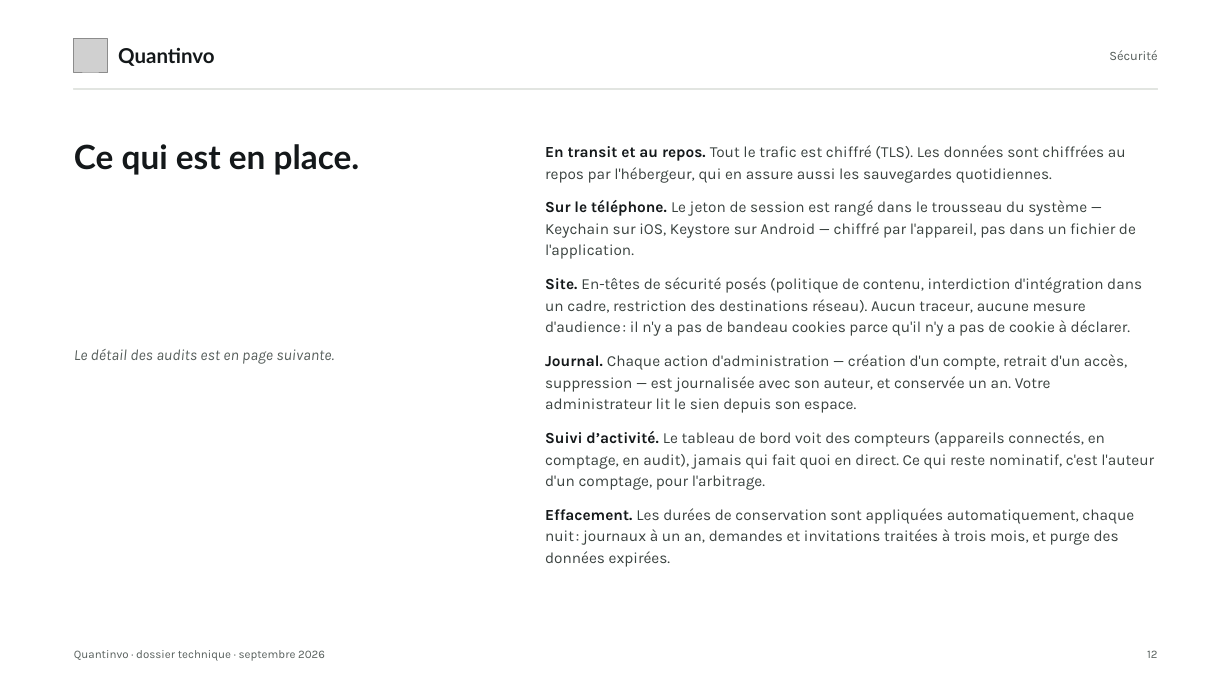
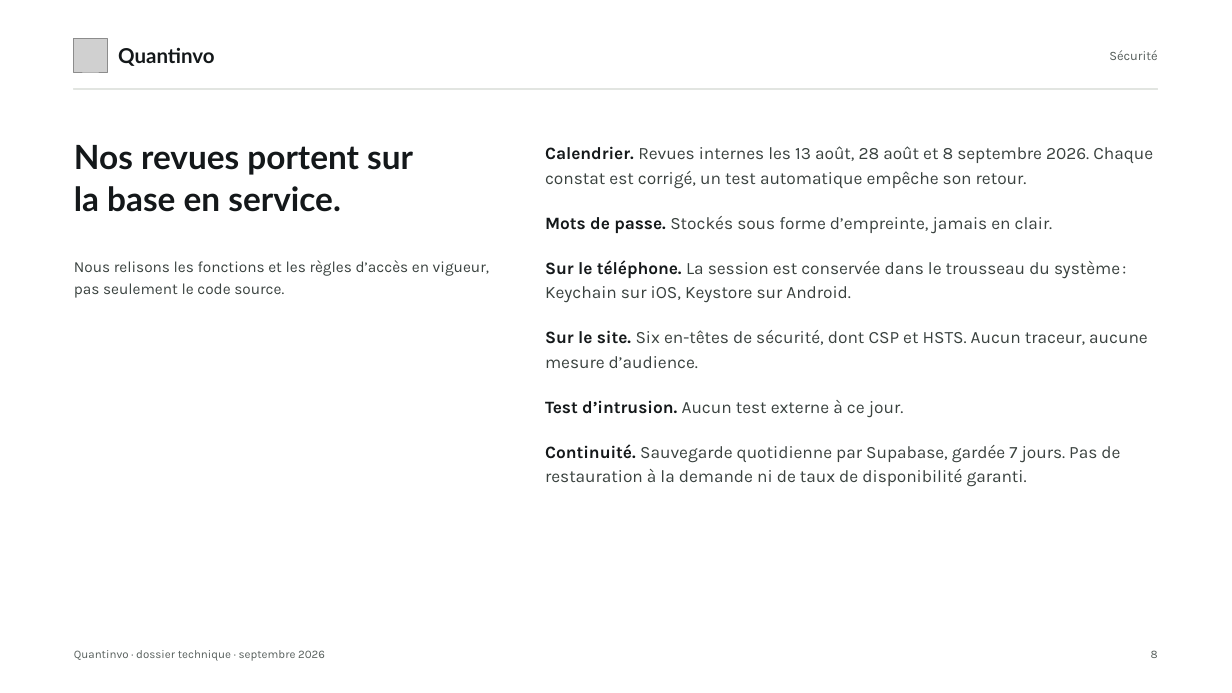
Before and after one commit to devkaylab/Inventaire, a slide deck: slide 8 of docs/entreprise/deck/Quantinvo-dossier-DSI-marque.pptx (slide 12 before the commit). Drawn at 1232x693 pixels with LibreOffice and Linux fonts; fonts in the diff are those of the drawing; grey boxes stand for pictures. Boxes give left, top, right and bottom in pixels: in the first picture for what was removed or moved away, otherwise in the second. Text is boxed around its words. In the diff, an @@ line names an element or a change of style, - is before the commit and + after.

```diff
--- a/docs/entreprise/deck/Quantinvo-dossier-DSI-marque.pptx
+++ b/docs/entreprise/deck/Quantinvo-dossier-DSI-marque.pptx
@@ text at (74,145,413,212): text changed @@
-Ce qui est en place.
+Nos revues portent sur la base en service.
@@ text at (545,146,1153,487): text changed; size 12 to 13.5 pt @@
-En transit et au repos. Tout le trafic est chiffré (TLS). Les données sont chiffrées au repos par l'hébergeur, qui en assure aussi les sauvegardes quotidiennes.
-Sur le téléphone. Le jeton de session est rangé dans le trousseau du système — Keychain sur iOS, Keystore sur Android — chiffré par l'appareil, pas dans un fichier de l'application.
-Site. En-têtes de sécurité posés (politique de contenu, interdiction d'intégration dans un cadre, restriction des destinations réseau). Aucun traceur, aucune mesure d'audience : il n'y a pas de bandeau cookies parce qu'il n'y a pas de cookie à déclarer.
-Journal. Chaque action d'administration — création d'un compte, retrait d'un accès, suppression — est journalisée avec son auteur, et conservée un an. Votre administrateur lit le sien depuis son espace.
-Suivi d’activité. Le tableau de bord voit des compteurs (appareils connectés, en comptage, en audit), jamais qui fait quoi en direct. Ce qui reste nominatif, c'est l'auteur d'un comptage, pour l'arbitrage.
-Effacement. Les durées de conservation sont appliquées automatiquement, chaque nuit : journaux à un an, demandes et invitations traitées à trois mois, et purge des données expirées.
+Calendrier. Revues internes les 13 août, 28 août et 8 septembre 2026. Chaque constat est corrigé, un test automatique empêche son retour.
+Mots de passe. Stockés sous forme d’empreinte, jamais en clair.
+Sur le téléphone. La session est conservée dans le trousseau du système : Keychain sur iOS, Keystore sur Android.
+Sur le site. Six en-têtes de sécurité, dont CSP et HSTS. Aucun traceur, aucune mesure d’audience.
+Test d’intrusion. Aucun test externe à ce jour.
+Continuité. Sauvegarde quotidienne par Supabase, gardée 7 jours. Pas de restauration à la demande ni de taux de disponibilité garanti.
@@ text at (74,260,489,298): text changed; text colour #575F5C to #3A423F; italic off @@
-Le détail des audits est en page suivante.
+Nous relisons les fonctions et les règles d’accès en vigueur, pas seulement le code source.
@@ text at (1151,650,1158,658): text changed @@
-12
+8
```
Also in this commit, not shown: 5 other slides changed, 11 slides added, 11 slides removed, 26 other files.
